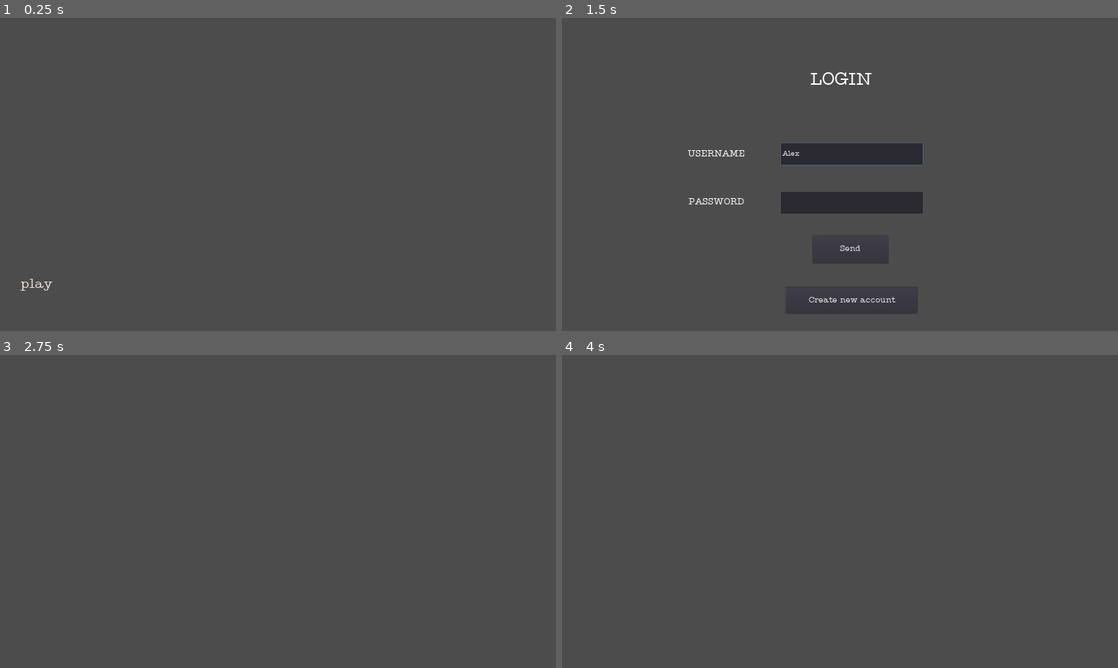
Above: before the commit, frames 1-4 (two rows, left to right).
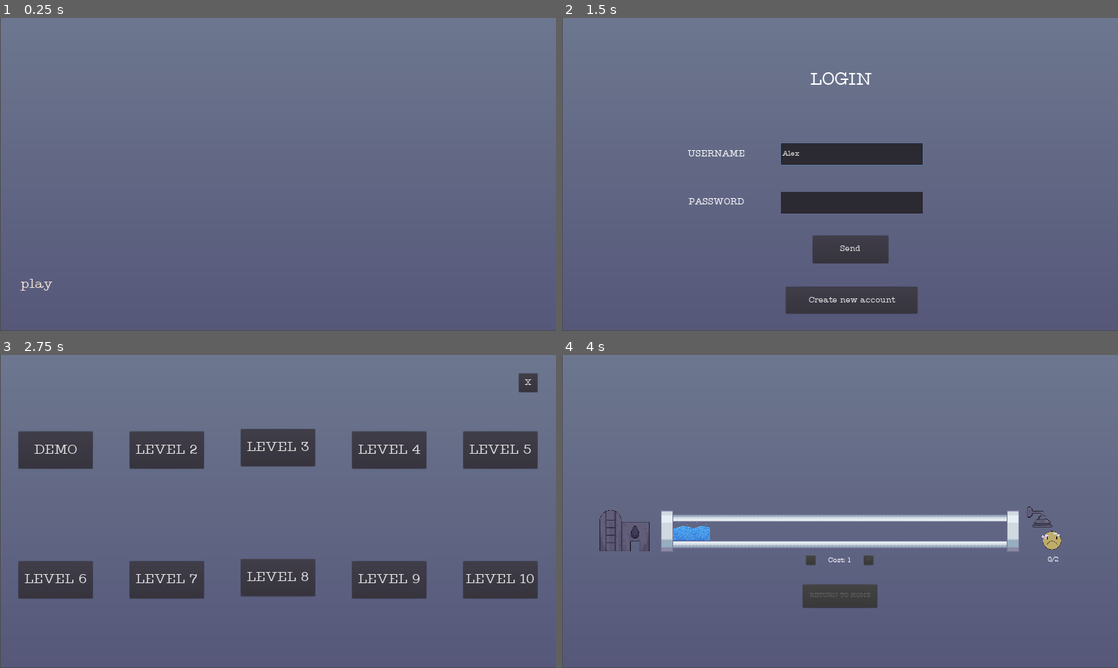
Above: after the commit, the same moments.

Repository: se-rai-na/HPCN-Game
Game: Godot game, scene res://scenes/Main.tscn
Two runs of this game, one before a commit and one after it. Both use one fixed random seed, a clock stepped at 60 frames per second and the inputs below.
Inputs (mouse positions are in pixels of both pictures, inside the frame that each line leads up to):
- Up to frame 1 (0.25 s): no input
- Up to frame 2 (1.5 s): click "play" at 0.5 s; click (851, 152) at 1.27 s; type "Alex" at 1.35 s
- Up to frame 3 (2.75 s): click (289, 539) at 1.5 s; type "12" at 1.58 s; click "Send" at 2 s
- Up to frame 4 (4 s): click (617, 448) at 2.75 s, where only the run after the commit has a clickable "DEMO"; click (734, 592) at 3.5 s, where only the run after the commit has a clickable "X"

The runs differ from the first frame. In frame 1, 100% of the frame differs, in the area x 0-100%, y 0-100%; in frame 2, 93%; in frame 3, 84%; in frame 4, 98%.

Commit message:
Connected login/register to levelSelection screen

Diff:
--- a/Network/scenes/LevelManager.gd
+++ b/Network/scenes/LevelManager.gd
@@ -1,5 +1,8 @@
 #Kirin Hardinger
 #Created July 2022
+#Seraina Burge
+#April 2023
+#Func: Added functionality needed for login/register of users
 
 extends Node
 
@@ -19,6 +22,9 @@
 var flag_9 = false
 var flag_10 = false
 
+#gets username that is used to access file
+var username
+
 #returns to StartScreen node
 signal back_pressed
 
@@ -36,18 +42,31 @@
 signal ten_pressed
 
 func _ready():
+	print("LeveleSelectionReadyFunction")
 	hide_buttons()
 	hide_checks()
+
+#appears when user is successfully logged in
+#or returns to the menu
+func _on_Login_logged_in():
+	print("LOGGED IN LEVEL SELECTION")
 	if not debug:
-		$lvl2.disabled = true
-		$lvl3.disabled = true
-		$lvl4.disabled = true
-		$lvl5.disabled = true
-		$lvl6.disabled = true
-		$lvl7.disabled = true
-		$lvl8.disabled = true
-		$lvl9.disabled = true
-		$lvl10.disabled = true
+		#check status of all levels
+		set_level_status()
+	#display the level buttons
+	display()
+
+#flags each level depending on completed/ not completed
+func set_level_status():
+	$lvl2.disabled = true
+	$lvl3.disabled = true
+	$lvl4.disabled = true
+	$lvl5.disabled = true
+	$lvl6.disabled = true
+	$lvl7.disabled = true
+	$lvl8.disabled = true
+	$lvl9.disabled = true
+	$lvl10.disabled = true
 
 func display():
 	show_buttons()
@@ -175,7 +194,3 @@
 	emit_signal("ten_pressed")
 	hide_buttons()
 	hide_checks()
-
-
-func _on_Login_logged_in():
-	pass # Replace with function body.
--- a/Network/scenes/Login.gd
+++ b/Network/scenes/Login.gd
@@ -57,7 +57,9 @@
 	hide()
 	#signal logged in
 	emit_signal("logged_in")
-
+	var next_scene = get_node("../LevelSelectionScreen")
+	#transmit username to the leveleSelectionScreen
+	next_scene.username = usernameInput
 
 
 #emits signal to register script when user creates new account
@@ -67,7 +69,7 @@
 	#hide login elements
 	hide()
 
-func _on_StartScreen_play_pressed():
+func _on_button_pressed():
 	print("Login screen")
 	$login.show()
 	$newAccount.show()
--- a/Network/scenes/Main.tscn
+++ b/Network/scenes/Main.tscn
@@ -11,12 +11,7 @@
 [node name="Main" type="Node"]
 script = ExtResource( 5 )
 
-[node name="Login" parent="." instance=ExtResource( 2 )]
-
-[node name="Register" parent="." instance=ExtResource( 7 )]
-
 [node name="background" type="TextureRect" parent="."]
-visible = false
 anchor_right = 1.0
 anchor_bottom = 0.998
 margin_left = 2.0
@@ -24,6 +19,10 @@
 margin_right = 2.0
 margin_bottom = 0.159912
 texture = ExtResource( 4 )
+
+[node name="Login" parent="." instance=ExtResource( 2 )]
+
+[node name="Register" parent="." instance=ExtResource( 7 )]
 
 [node name="StartScreen" parent="." instance=ExtResource( 1 )]
 
@@ -35,7 +34,7 @@
 [connection signal="level" from="." to="LevelSelectionScreen" method="display"]
 [connection signal="logged_in" from="Login" to="LevelSelectionScreen" method="_on_Login_logged_in"]
 [connection signal="register" from="Login" to="Register" method="_on_Login_register"]
-[connection signal="play_pressed" from="StartScreen" to="Login" method="_on_StartScreen_play_pressed"]
+[connection signal="play_pressed" from="StartScreen" to="Login" method="_on_button_pressed"]
 [connection signal="back_pressed" from="LevelSelectionScreen" to="StartScreen" method="_ready"]
 [connection signal="eight_pressed" from="LevelSelectionScreen" to="." method="level_8"]
 [connection signal="five_pressed" from="LevelSelectionScreen" to="." method="level_5"]
--- a/Network/scenes/PauseScreen.gd
+++ b/Network/scenes/PauseScreen.gd
@@ -11,7 +11,7 @@
 
 #ui_cancel is ESC key
 #shows menu and pauses the scene
-func _process(delta):
+func _process(_delta):
 	if Input.is_action_pressed("ui_cancel") and enable:
 		$Window.show()
 		get_tree().paused = true
--- a/Network/scenes/StartScreen.gd
+++ b/Network/scenes/StartScreen.gd
@@ -25,7 +25,7 @@
 	#color on pressed
 	$playButton.set("custom_colors/font_color_pressed", pressed_color)
 
-func _on_playButton_pressed():
+func _on_button_pressed():
 	#moves to level selection screen
 	$playButton.hide()
 	emit_signal("play_pressed")
